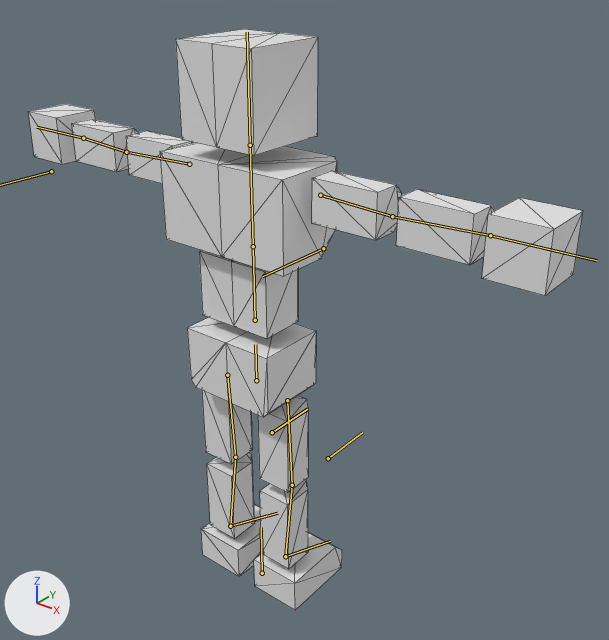
An edit to the glTF model BrowserGame/public/models/ToyQuest.glb, drawn before and after from the same camera.
Both versions are drawn from a camera (50 mm lens) standing at (11.87, -13.02, 11.28) and looking at (0.69, 0.95, 2.62). Arrows for +X, +Y and +Z are at lower left; the lights stay in place. The bones that bend it are drawn over the model as lines. Mesh edges are drawn as thin lines.

The first picture shows '立方体'.
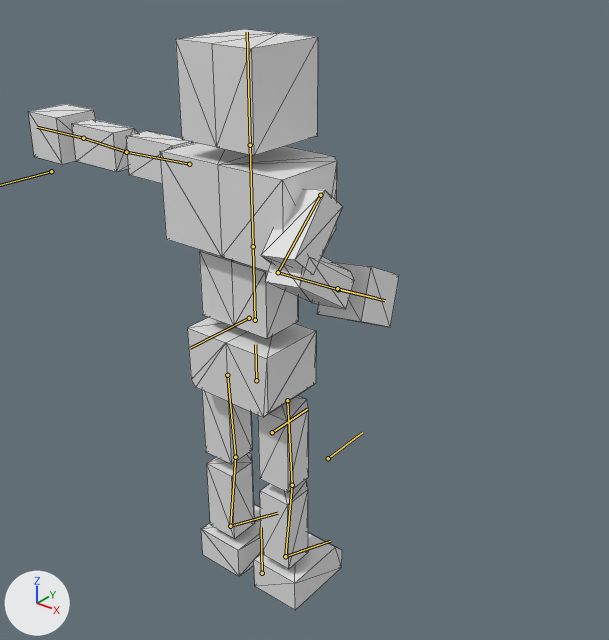
The newer file adds an action. The first version stands in its rest pose; the second is drawn at frame 9 of the action '01_rightarm.run'.

The change in detail:
Bone 'upper arm.L' (bone_upper_arm_l) turns from (0, 0, 0) to (50, -3, -80) degrees about its own x, y and z.
Bone 'forearm.L' (bone_forearm_l) turns from (0, 0, 0) to (-100, -1, -1) degrees about its own x, y and z.
Bone 'hand.L' (bone_hand_l) turns from (0, 0, 0) to (-8, -3, -4) degrees about its own x, y and z.

Where the change shows, as pixel boxes (x1, y1, x2, y2) in the pictures (609 x 640 px):
'立方体', posed (33% narrower)
    before: (28, 29, 583, 610)
    after: (28, 29, 399, 610)
bone 'upper arm.L', root to tip
    before: (320, 195) to (392, 216)
    after: (320, 195) to (278, 272)
bone 'forearm.L', root to tip
    before: (392, 216) to (490, 235)
    after: (278, 272) to (338, 289)
bone 'hand.L', root to tip
    before: (490, 235) to (596, 260)
    after: (338, 289) to (385, 300)
